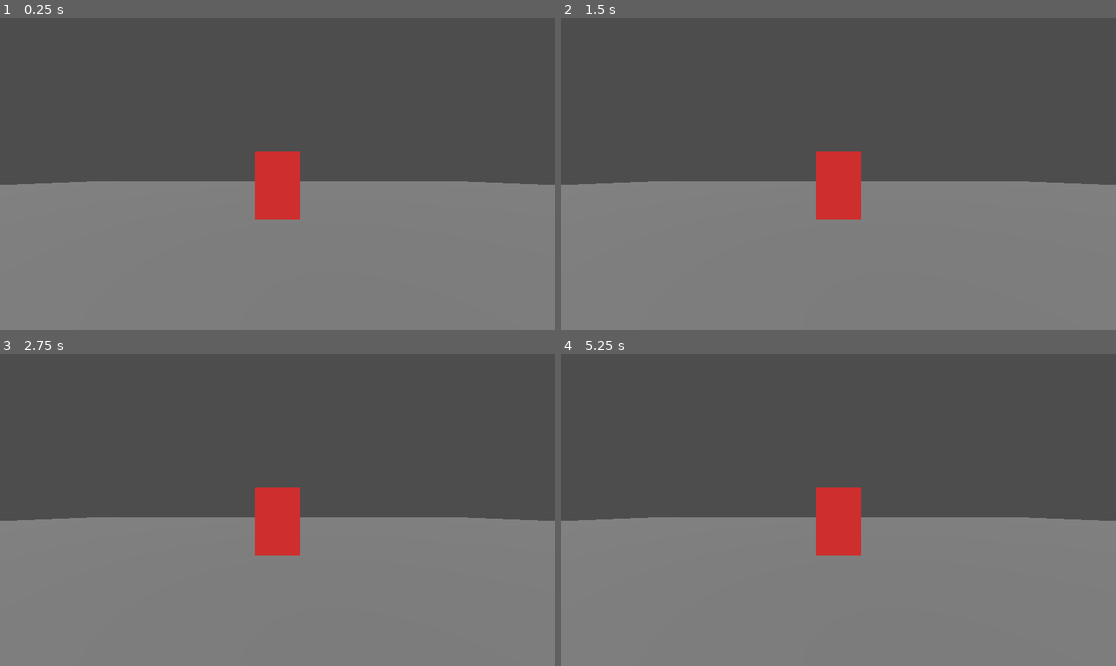
Above: before the commit, frames 1-4 (two rows, left to right).
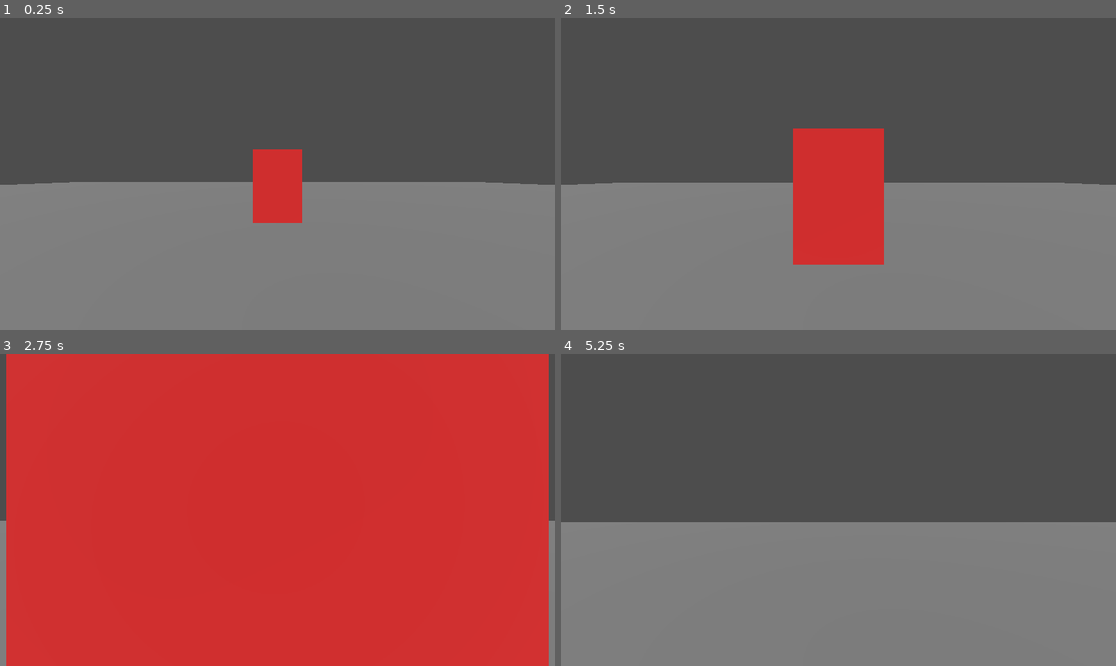
Above: after the commit, the same moments.

Repository: AniblimaxDeveloper/GRAVRIEDE-FILCRY
Game: Godot game, scene res://src/dunia3d.tscn
Two runs of this game, one before a commit and one after it. Both use one fixed random seed, a clock stepped at 60 frames per second and the inputs below.
Inputs (mouse positions are in pixels of both pictures, inside the frame that each line leads up to):
- Up to frame 1 (0.25 s): no input
- Up to frame 2 (1.5 s): tap Enter at 0.5 s; move the mouse to (960, 158) at 0.52 s; move the mouse to (727, 189) at 1.27 s
- Up to frame 3 (2.75 s): move the mouse to (333, 441) at 2.02 s
- Up to frame 4 (5.25 s): move the mouse to (810, 572) at 2.77 s; tap Space at 3.5, 5 s; move the mouse to (1005, 556) at 3.52 s; tap Enter at 4.25 s; move the mouse to (672, 463) at 4.27 s; move the mouse to (866, 510) at 5.02 s

The runs differ from the first frame. In frame 1, 0.5% of the frame differs, in the area x 15-85%, y 42-66%; in frame 2, 5.6%; in frame 3, 96%, in the area x 1-99%, y 0-100%; in frame 4, 3.0%.

Commit message:
Menambahkan ikon, menghilangkan splash screen, dan kontrol sentuh

Diff:
--- a/project.godot
+++ b/project.godot
@@ -3,6 +3,9 @@
 [application]
 config/name="GRAVRIEDE FILCRY"
 run/main_scene="res://src/dunia3d.tscn"
+config/icon="res://icon.png"
+boot_splash/show_image=false
+boot_splash/bg_color=Color(0, 0, 0, 1)
 
 [rendering]
 renderer/rendering_method="mobile"
--- a/src/dunia3d.gd
+++ b/src/dunia3d.gd
@@ -1,35 +1,57 @@
 extends Node3D
 
+var rotation_x = 0.0
+var rotation_y = 0.0
+var player_node = null
+var camera = null
+
 func _ready():
-    print("Membangun dunia 3D...")
-
-    # 1. Membuat Lantai
+    # 1. Lantai
     var lantai = MeshInstance3D.new()
     var mesh_lantai = PlaneMesh.new()
     mesh_lantai.size = Vector2(100, 100)
     lantai.mesh = mesh_lantai
     add_child(lantai)
 
-    # 2. Membuat Kotak 3D (Pengganti Monster/Karakter)
+    # 2. Kotak Merah (Monster)
     var kotak = MeshInstance3D.new()
     var mesh_kotak = BoxMesh.new()
     mesh_kotak.size = Vector3(2, 3, 2)
     kotak.mesh = mesh_kotak
-    kotak.position = Vector3(0, 1.5, -5)
-
-    # Warnai kotak jadi merah
+    kotak.position = Vector3(0, 1.5, -10) # Taruh agak jauh
     var material = StandardMaterial3D.new()
     material.albedo_color = Color(1, 0.2, 0.2)
     kotak.material_override = material
     add_child(kotak)
 
-    # 3. Membuat Kamera (Mata Pemain)
-    var kamera = Camera3D.new()
-    kamera.position = Vector3(0, 2, 5)
-    kamera.current = true
-    add_child(kamera)
+    # 3. Player Node (Untuk Kamera)
+    player_node = Node3D.new()
+    player_node.position = Vector3(0, 2, 0)
+    add_child(player_node)
 
-    # 4. Membuat Cahaya (Matahari)
+    # 4. Kamera
+    camera = Camera3D.new()
+    camera.current = true
+    player_node.add_child(camera)
+
+    # 5. Cahaya
     var cahaya = DirectionalLight3D.new()
     cahaya.rotation_degrees = Vector3(-45, -30, 0)
     add_child(cahaya)
+
+# Fungsi mendeteksi sentuhan di layar HP
+func _input(event):
+    # Jika layar digeser (untuk melihat sekeliling)
+    if event is InputEventScreenDrag:
+        rotation_y -= event.relative.x * 0.005
+        rotation_x -= event.relative.y * 0.005
+        rotation_x = clamp(rotation_x, deg_to_rad(-90), deg_to_rad(90))
+
+        player_node.rotation = Vector3(0, rotation_y, 0)
+        camera.rotation = Vector3(rotation_x, 0, 0)
+
+# Fungsi gerak otomatis maju (karena kita belum bikin joystick)
+func _process(delta):
+    # Player akan selalu berjalan maju perlahan
+    var speed = 3.0
+    player_node.position.z -= speed * delta
Not shown, changed: export_presets.cfg
